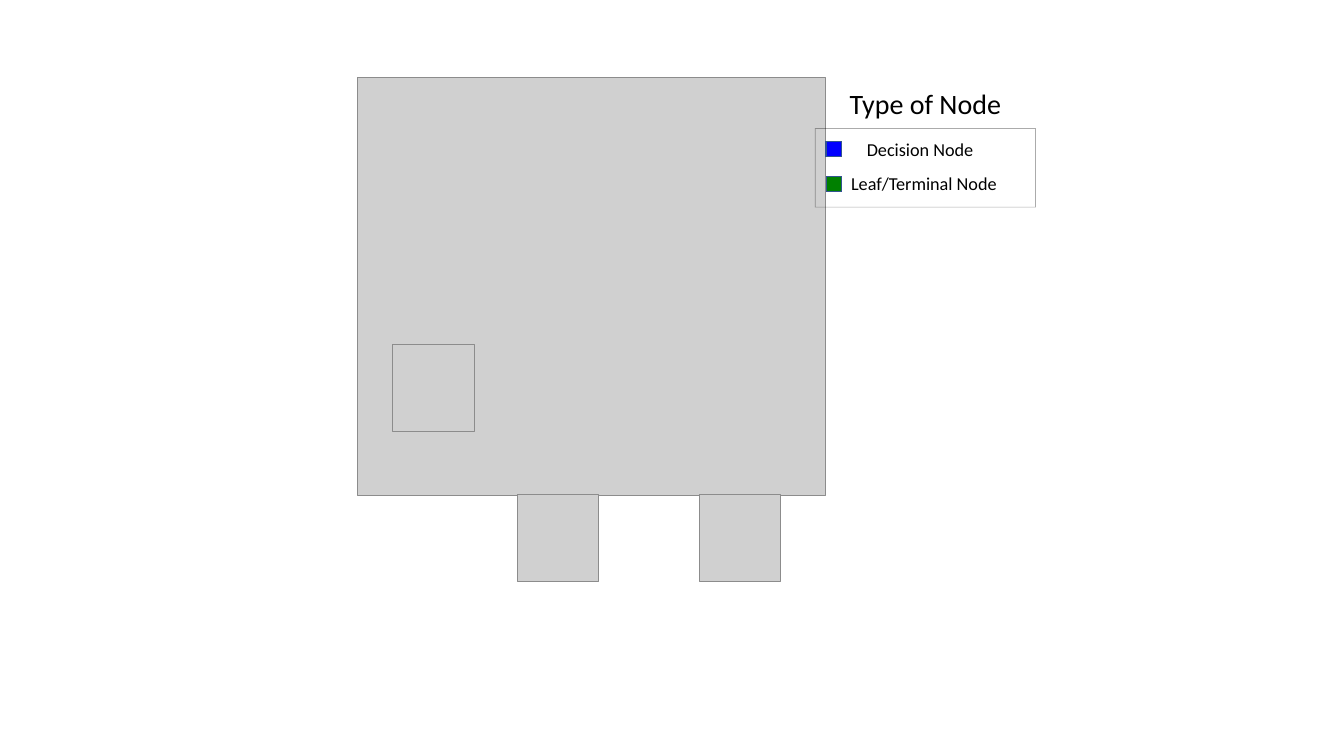
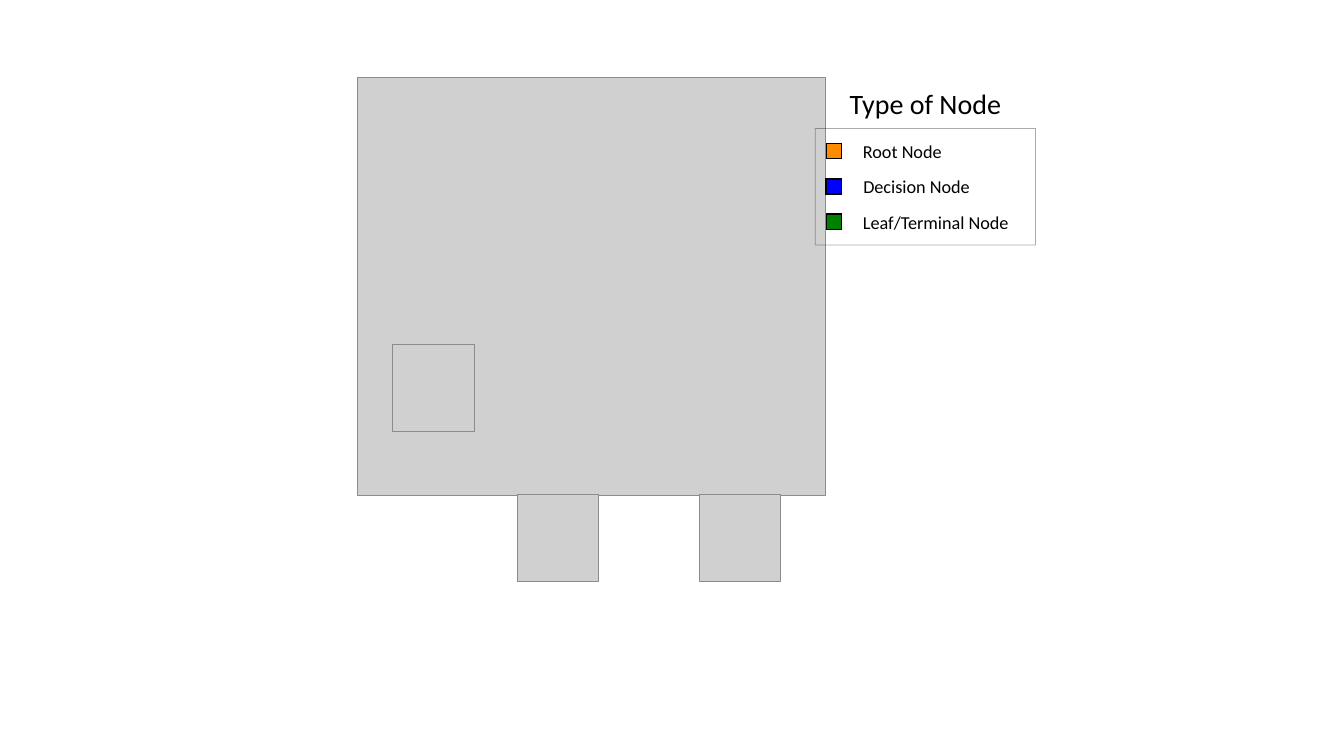
Before and after one commit to mGalarnyk/Python_Tutorials, a slide deck: slide 4 of Sklearn/DecisionTrees/powerpoint/DecisionComparison.pptx. Drawn at 1344x756 pixels with LibreOffice and Linux fonts; fonts in the diff are those of the drawing; grey boxes stand for pictures. Boxes give left, top, right and bottom in pixels: in the first picture for what was removed or moved away, otherwise in the second. Text is boxed around its words. In the diff, an @@ line names an element or a change of style, - is before the commit and + after.

Commit message:
Updated DT to have root node with explanation contained in blog

```diff
--- a/Sklearn/DecisionTrees/powerpoint/DecisionComparison.pptx
+++ b/Sklearn/DecisionTrees/powerpoint/DecisionComparison.pptx
@@ rectangle: place and size @@
-rectangle at <box>816,129,1036,208</box>
+rectangle at <box>816,129,1036,246</box>
@@ rectangle: place and size @@
-rectangle at <box>827,176,842,192</box>
+rectangle at <box>827,143,842,158</box>
@@ rectangle at <box>827,143,842,158</box>: fill #008000 to #FF8C00; outline #325491 1 pt to #000000 1 pt @@
@@ text at <box>863,145,942,158</box>: text changed @@
-Decision Node
+Root Node
@@ rectangle: place and size @@
-rectangle at <box>827,141,842,156</box>
+rectangle at <box>827,178,842,194</box>
@@ rectangle at <box>827,178,842,194</box>: outline #325491 1 pt to #000000 1 pt @@
@@ text "Leaf/Terminal Node": place and size @@
-text "Leaf/Terminal Node" at <box>851,177,997,191</box>
+text "Leaf/Terminal Node" at <box>863,216,1009,230</box>
@@ text added at <box>863,180,970,193</box>, 13 pt, text #000000 @@
+Decision Node
@@ rectangle added at <box>827,214,842,229</box>, fill #008000, outline #000000 1 pt @@
```
Also in this commit, not shown: 6 other files.
